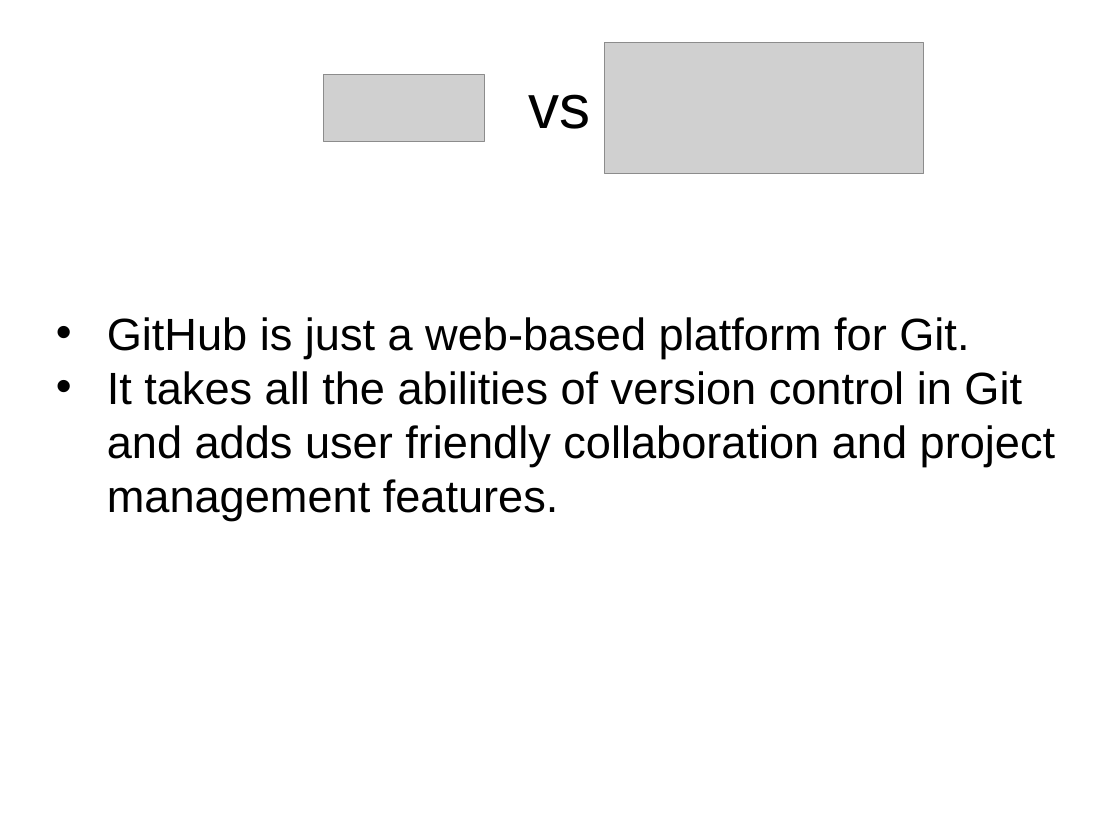
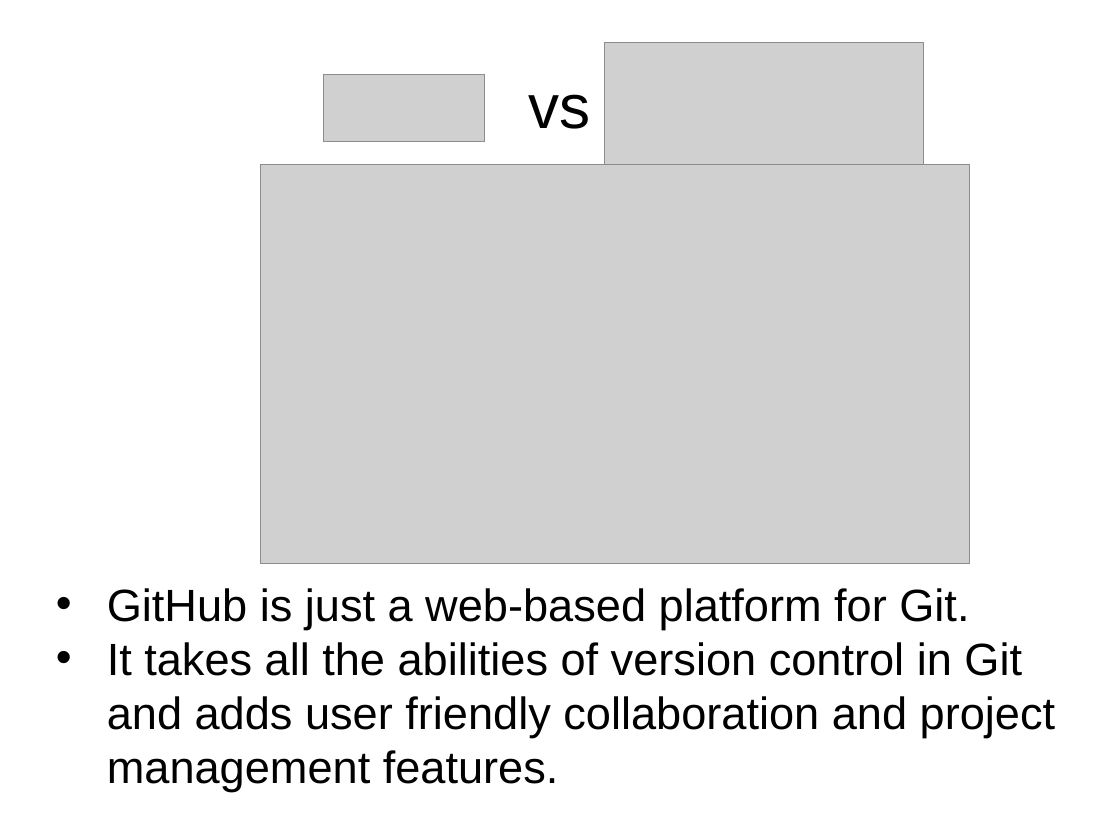
Before and after one commit to jamesclarence/github_presentation, a slide deck: slide 5 of github_demo_11082016.pptx (slide 4 before the commit). Drawn at 1120x840 pixels with LibreOffice and Linux fonts; fonts in the diff are those of the drawing; grey boxes stand for pictures. Boxes give left, top, right and bottom in pixels: in the first picture for what was removed or moved away, otherwise in the second. Text is boxed around its words. In the diff, an @@ line names an element or a change of style, - is before the commit and + after.

Commit message:
add screenshots and updates to presentation

```diff
--- a/github_demo_11082016.pptx
+++ b/github_demo_11082016.pptx
@@ picture added at (x1=261, y1=165, x2=971, y2=564) @@
@@ text "GitHub is just a web-based ..." moved from (x1=107, y1=317, x2=1055, y2=521) to (x1=107, y1=588, x2=1055, y2=792) @@
```
Also in this commit, not shown: 4 other slides changed, 5 slides added, 3 other files.
